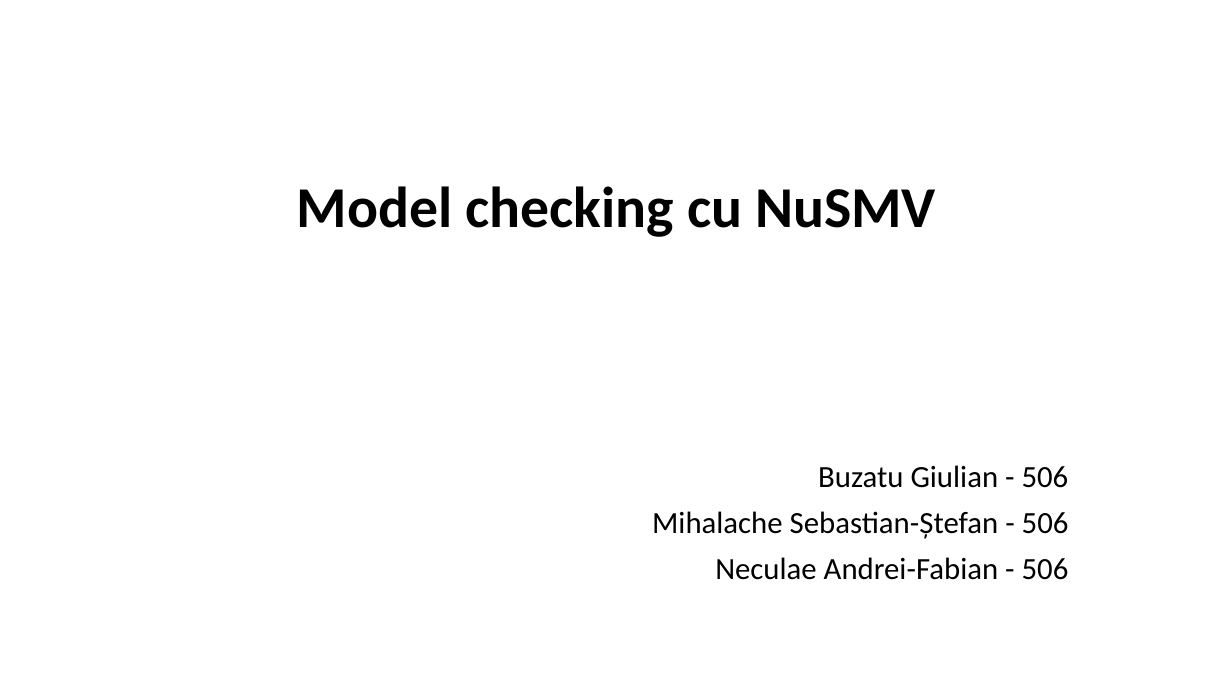
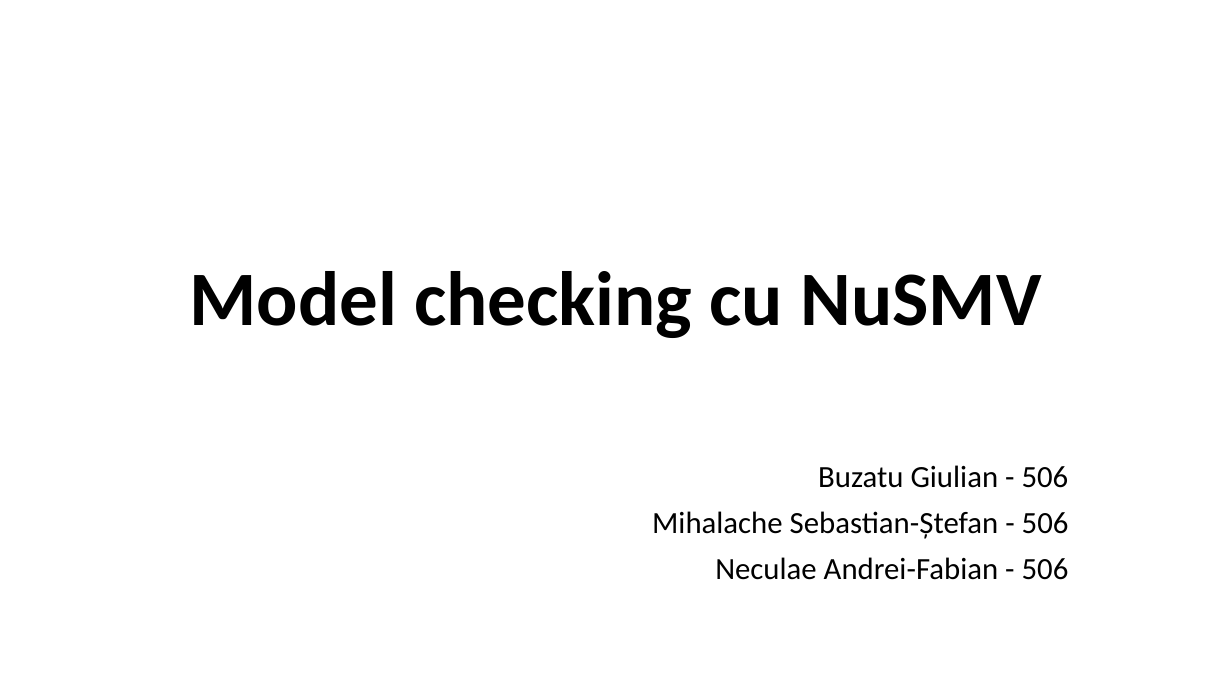
Before and after one commit to Andrei137/tss-nusmv-project, a slide deck: slide 1 of Model_checking_cu_NuSMV.pptx. Drawn at 1232x693 pixels with LibreOffice and Linux fonts; fonts in the diff are those of the drawing. Boxes give left, top, right and bottom in pixels: in the first picture for what was removed or moved away, otherwise in the second. Text is boxed around its words. In the diff, an @@ line names an element or a change of style, - is before the commit and + after.

```diff
--- a/Model_checking_cu_NuSMV.pptx
+++ b/Model_checking_cu_NuSMV.pptx
@@ title "Model checking cu NuSMV": place and size @@
-title "Model checking cu NuSMV" at bbox=[297, 186, 936, 237]
+title "Model checking cu NuSMV" at bbox=[189, 271, 1042, 338]
@@ title "Model checking cu NuSMV" at bbox=[189, 271, 1042, 338]: size 45 to 60 pt @@
```
Also in this commit, not shown: 1 other slide changed, 1 other file.
